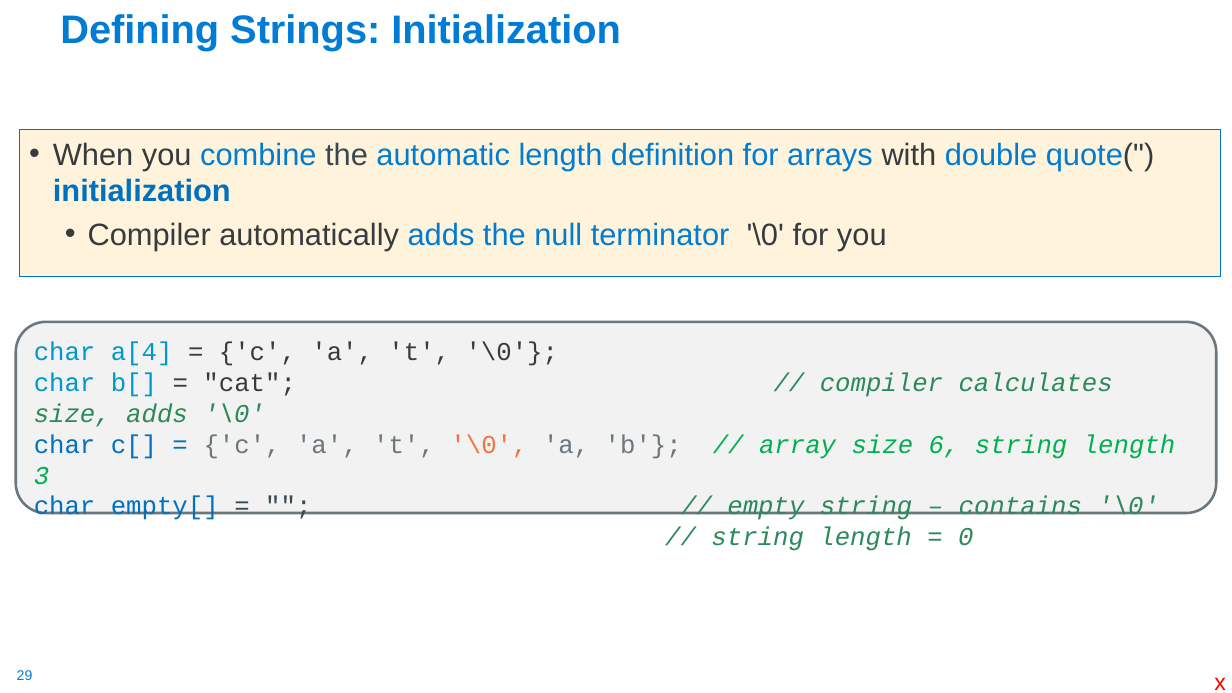
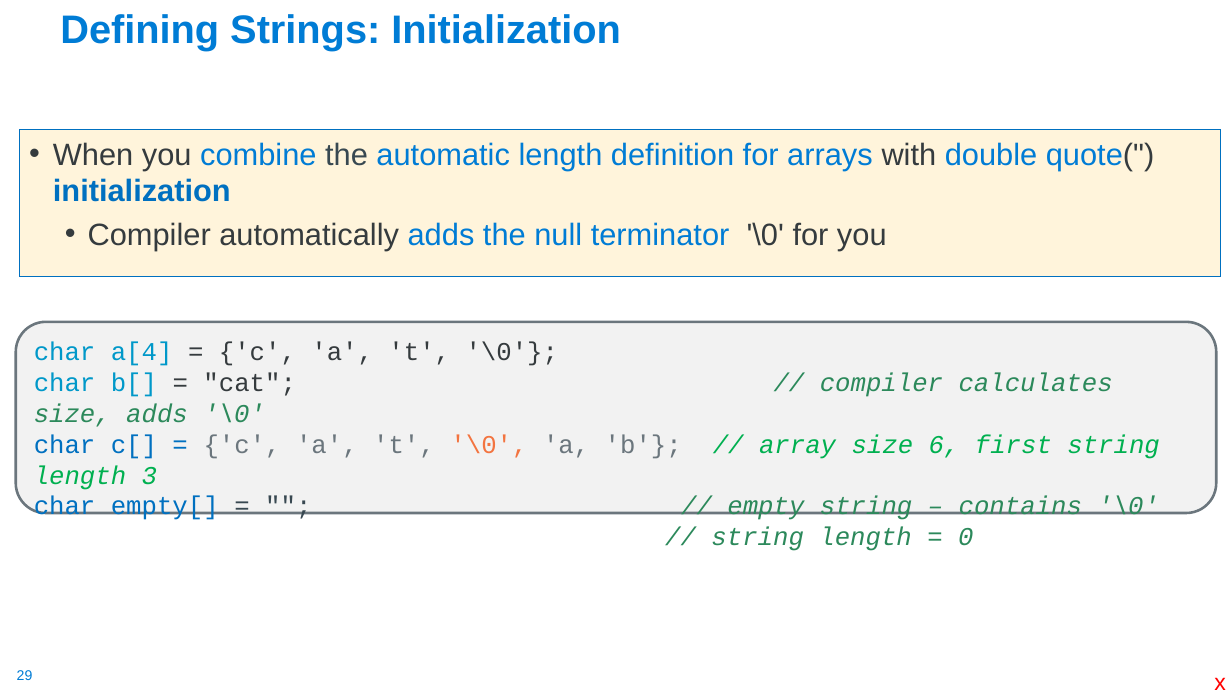
Before and after one commit to cse30-sp24/Muller-Slides, a slide deck: slide 29 of Lecture-6.pptx. Drawn at 1232x693 pixels with LibreOffice and Linux fonts; fonts in the diff are those of the drawing. Boxes give left, top, right and bottom in pixels: in the first picture for what was removed or moved away, otherwise in the second. Text is boxed around its words. In the diff, an @@ line names an element or a change of style, - is before the commit and + after.

```diff
--- a/Lecture-6.pptx
+++ b/Lecture-6.pptx
@@ text in rounded rectangle at <box>34,434,1159,490</box>: text changed @@
-char c[] = {'c', 'a', 't', '\0', 'a, 'b'}; // array size 6, string length 3
+char c[] = {'c', 'a', 't', '\0', 'a, 'b'}; // array size 6, first string length 3
```
Also in this commit, not shown: 5 other slides changed, 2 other files.
